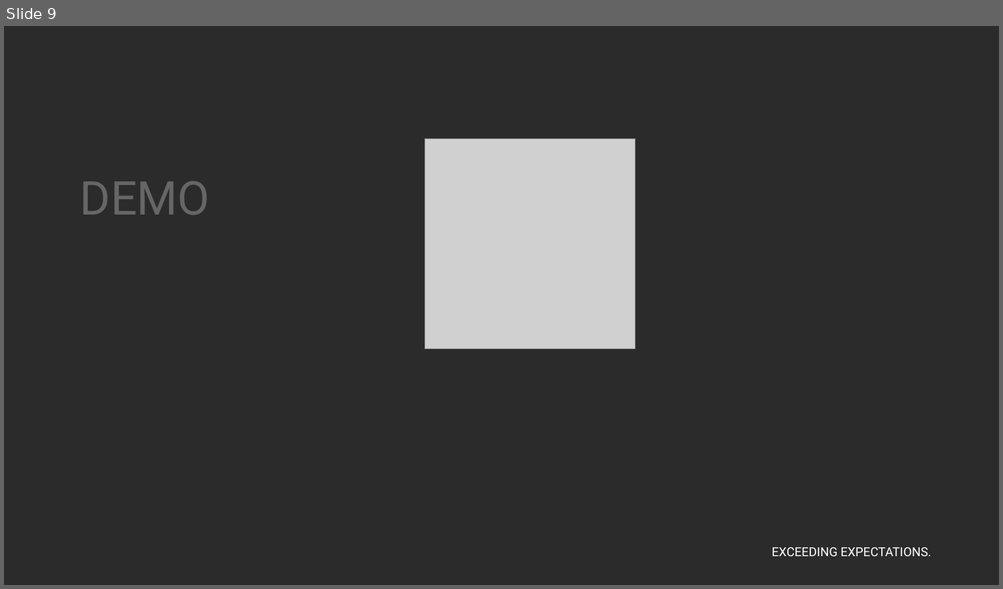
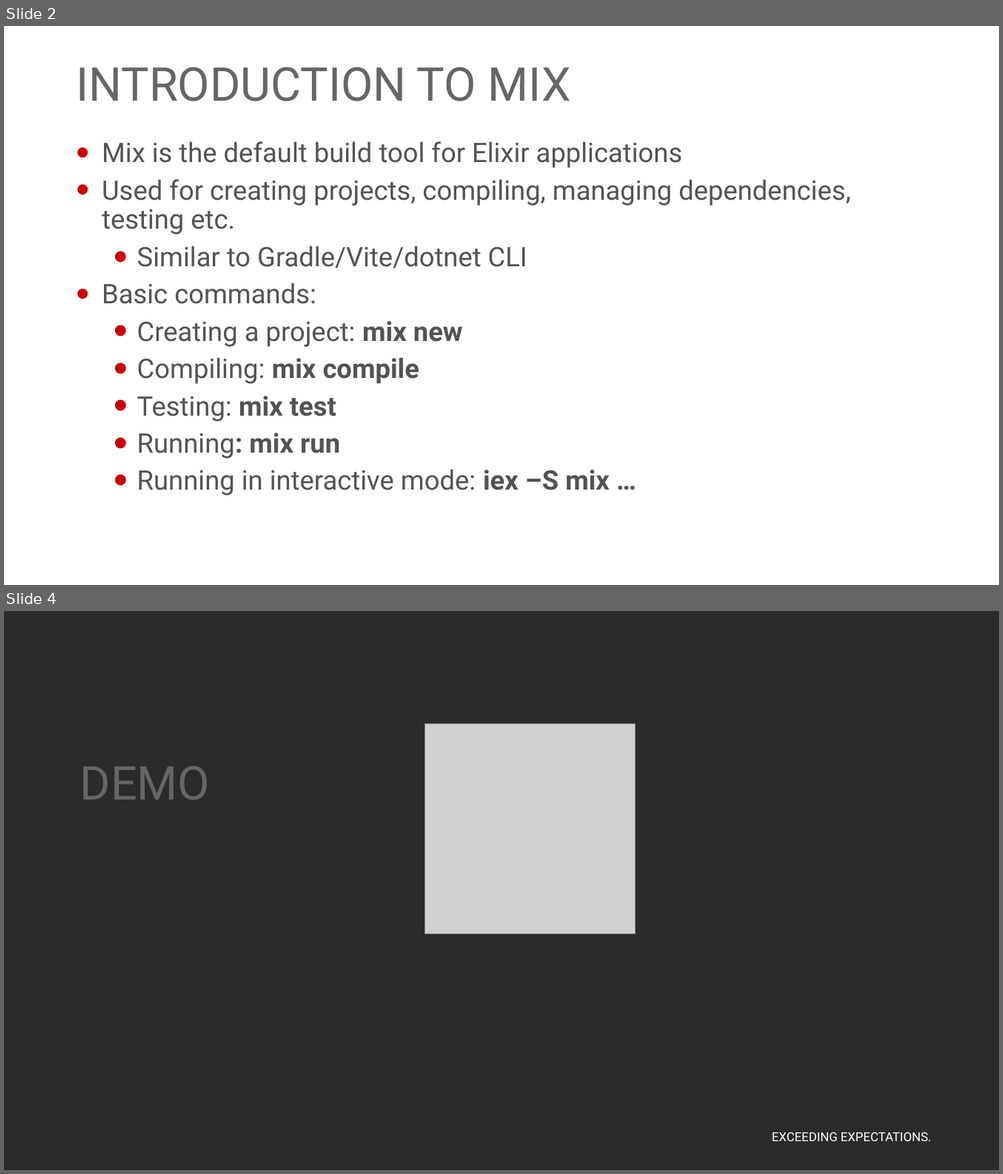
Before and after one commit to georgiyolovski/elixir-workshop, a slide deck: day3/Elixir - Day 3.pptx. Shown one above the other, each under a label of ours: slide 9 before the commit, slides 2 and 4 after it; the slides between them are not shown. The pictures are 1003x589 and 1003x1174 pixels, drawn with LibreOffice and Linux fonts; fonts in the diff are those of the drawing; grey boxes stand for pictures; background and template pictures are left out; a plain dark background stands for a picture behind light text. Boxes give left, top, right and bottom in pixels: in the first picture for what was removed or moved away, otherwise in the second. Text is boxed around its words. In the diff, an @@ line names an element or a change of style, - is before the commit and + after.

```diff
--- a/day3/Elixir - Day 3.pptx
+++ b/day3/Elixir - Day 3.pptx
@@ slide 2 added at (4, 26, 999, 585), background #FFFFFF; not listed: 1 template element that a slide beside it also shows @@
@@ title added at (76, 67, 570, 101), 45 pt, text #666666 @@
+INTRODUCTION TO MIX
@@ text added at (102, 141, 851, 496), 26 pt, text #535353 @@
+• Mix is the default build tool for Elixir applications
+• Used for creating projects, compiling, managing dependencies, testing etc.
+  • Similar to Gradle/Vite/dotnet CLI
+• Basic commands:
+  • Creating a project: mix new
+  • Compiling: mix compile
+  • Testing: mix test
+  • Running: mix run
+  • Running in interactive mode: iex –S mix …
@@ what was slide 9 is now slide 4 @@
```
Also in this commit, not shown: 3 slides changed, 2 other slides added, 1 other file.
